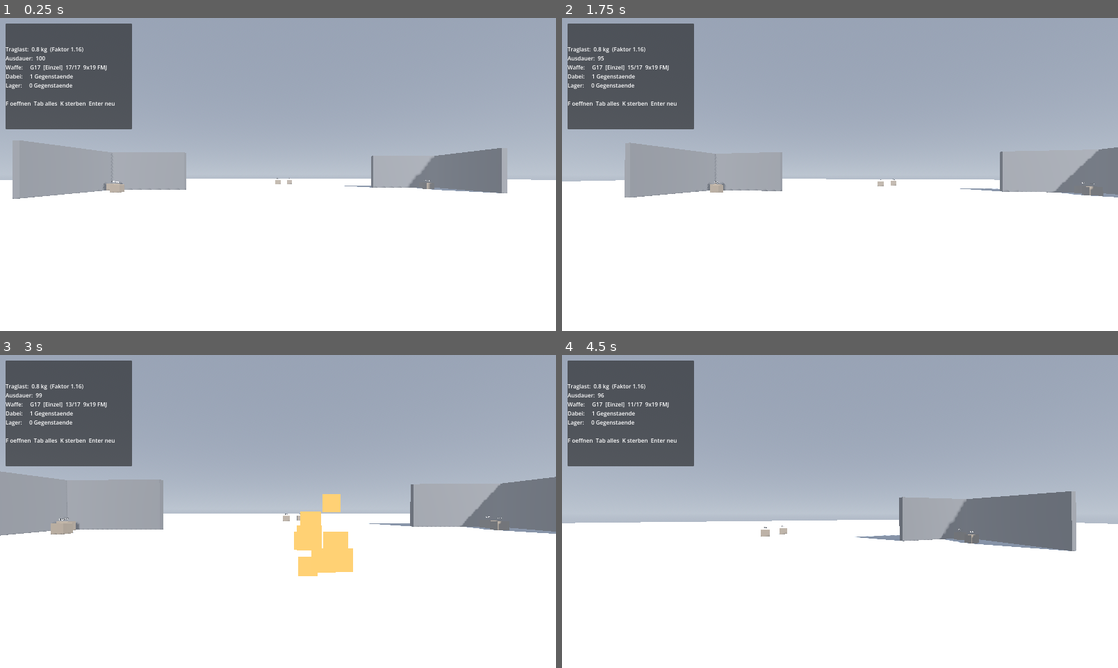
Above: before the commit, frames 1-4 (two rows, left to right).
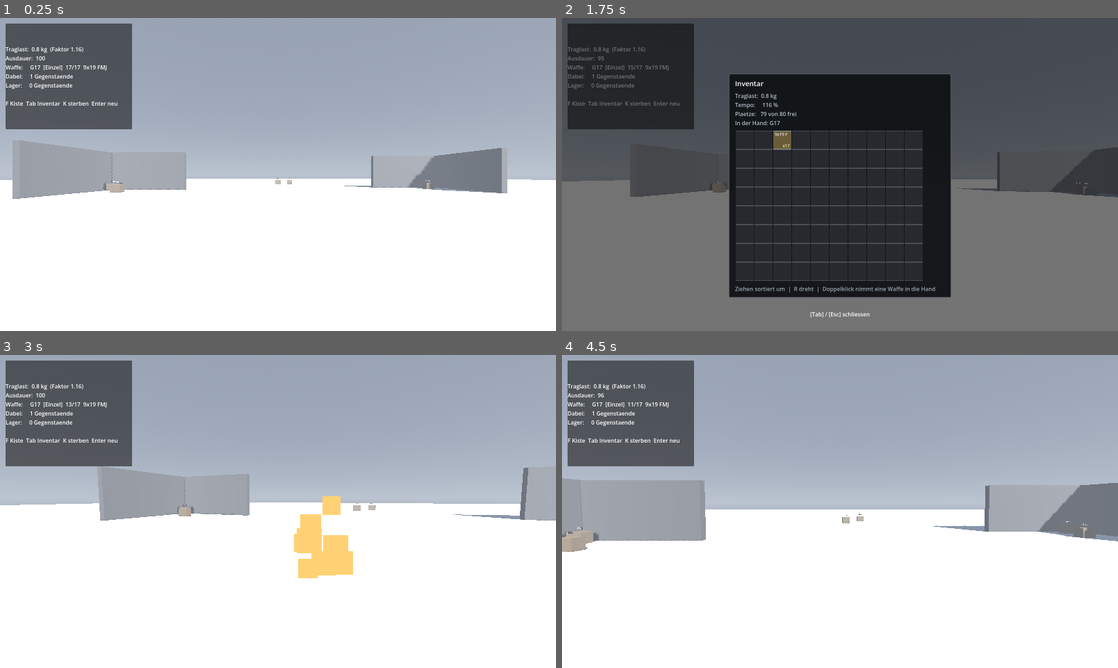
Above: after the commit, the same moments.

Repository: Saturn-Owner/Extraction-Shooter
Game: Godot game, scene res://scenes/levels/raid_eisstadt.tscn
Two runs of this game, one before a commit and one after it. Both use one fixed random seed, a clock stepped at 60 frames per second and the inputs below.
Inputs (mouse positions are in pixels of both pictures, inside the frame that each line leads up to):
- Up to frame 1 (0.25 s): no input
- Up to frame 2 (1.75 s): tap Enter at 0.5 s; move the mouse to (867, 174) at 0.52 s; hold Ctrl (crouch) 0.53-1.28 s; hold W (move_forward) from 0.53 s (still down); click (867, 174) at 0.67 s; tap Space (jump) at 0.77, 1.07, 1.52 s; tap Shift (sprint) at 0.8, 1.35 s; move the mouse to (812, 174) at 1.27 s; click (812, 174) at 1.42 s; tap Tab at 1.55 s
- Up to frame 3 (3 s): keep holding W (move_forward); tap Space (jump) at 1.82 s; move the mouse to (289, 505) at 2.02 s; tap Tab at 2.1 s; click (289, 505) at 2.17 s; tap E at 2.3, 2.85 s; move the mouse to (272, 517) at 2.77 s; click (272, 517) at 2.92 s
- Up to frame 4 (4.5 s): tap Space (jump) at 3.02, 3.32, 3.77, 3.8, 4.07 s; tap T at 3.05, 3.6 s; move the mouse to (878, 514) at 3.52 s; click (878, 514) at 3.67 s; tap Escape (toggle_mouse) at 4.15 s; release W (move_forward) at 4.25 s; drag from (673, 464) to (756, 433) at 4.27 s

The runs differ from the first frame. In frame 1, 0.2% of the frame differs, in the area x 1-22%, y 26-28%; in frame 2, 100%, in the area x 0-100%, y 0-100%; in frame 3, 10%; in frame 4, 13%.

Commit message:
Steuerung bei offenem Fenster sperren, Inventarfenster ergaenzt
- PlayerController.set_ui_open() legt Schiessen, Laufen, Ducken und
  Mausblick still, solange ein Fenster offen ist
- Neues Inventarfenster (Tab) mit Umsortieren, Drehen und Waffe anlegen
- Die Fenster schalten den Mauszeiger nicht mehr selbst um; das Level
  gibt die Steuerung erst frei, wenn wirklich kein Fenster mehr offen ist

Co-Authored-By: Claude Opus 4.8 <noreply@anthropic.com>

Diff:
--- a/scenes/levels/raid_eisstadt.tscn
+++ b/scenes/levels/raid_eisstadt.tscn
@@ -1,8 +1,9 @@
-[gd_scene load_steps=18 format=3]
+[gd_scene load_steps=19 format=3]
 
 [ext_resource type="PackedScene" path="res://scenes/player/player.tscn" id="1_player"]
 [ext_resource type="Script" path="res://scripts/levels/raid_level.gd" id="2_raid_level"]
 [ext_resource type="PackedScene" path="res://scenes/ui/loot_window.tscn" id="9_loot_window"]
+[ext_resource type="PackedScene" path="res://scenes/ui/inventory_window.tscn" id="10_inventory_window"]
 [ext_resource type="PackedScene" path="res://scenes/loot/loot_container.tscn" id="3_loot"]
 [ext_resource type="PackedScene" path="res://scenes/raid/extraction_zone.tscn" id="4_extraction"]
 [ext_resource type="Script" path="res://scripts/raid/raid_manager.gd" id="5_raid_manager"]
@@ -192,6 +193,8 @@
 
 [node name="LootWindow" parent="HUD" instance=ExtResource("9_loot_window")]
 
+[node name="InventoryWindow" parent="HUD" instance=ExtResource("10_inventory_window")]
+
 [node name="PromptLabel" type="Label" parent="HUD"]
 anchors_preset = 8
 anchor_left = 0.5
--- /dev/null
+++ b/scenes/ui/inventory_window.tscn
@@ -0,0 +1,79 @@
+[gd_scene load_steps=4 format=3]
+
+[ext_resource type="Script" path="res://scripts/ui/inventory_window.gd" id="1_inventory_window"]
+[ext_resource type="Script" path="res://scripts/ui/inventory_grid_view.gd" id="2_grid_view"]
+
+[sub_resource type="StyleBoxFlat" id="Style_panel"]
+bg_color = Color(0.07, 0.08, 0.09, 0.97)
+border_width_left = 2
+border_width_top = 2
+border_width_right = 2
+border_width_bottom = 2
+border_color = Color(0.3, 0.33, 0.37, 1)
+corner_radius_top_left = 4
+corner_radius_top_right = 4
+corner_radius_bottom_right = 4
+corner_radius_bottom_left = 4
+content_margin_left = 18.0
+content_margin_top = 14.0
+content_margin_right = 18.0
+content_margin_bottom = 14.0
+
+[node name="InventoryWindow" type="Control"]
+anchors_preset = 15
+anchor_right = 1.0
+anchor_bottom = 1.0
+mouse_filter = 1
+script = ExtResource("1_inventory_window")
+
+[node name="Backdrop" type="ColorRect" parent="."]
+anchors_preset = 15
+anchor_right = 1.0
+anchor_bottom = 1.0
+color = Color(0, 0, 0, 0.55)
+mouse_filter = 2
+
+[node name="Layout" type="PanelContainer" parent="."]
+anchors_preset = 8
+anchor_left = 0.5
+anchor_top = 0.5
+anchor_right = 0.5
+anchor_bottom = 0.5
+offset_left = -320.0
+offset_top = -290.0
+offset_right = 320.0
+offset_bottom = 290.0
+theme_override_styles/panel = SubResource("Style_panel")
+
+[node name="Inhalt" type="VBoxContainer" parent="Layout"]
+theme_override_constants/separation = 10
+
+[node name="Titel" type="Label" parent="Layout/Inhalt"]
+text = "Inventar"
+theme_override_font_sizes/font_size = 20
+
+[node name="Stats" type="Label" parent="Layout/Inhalt"]
+text = "..."
+theme_override_colors/font_color = Color(0.7, 0.74, 0.78, 1)
+
+[node name="GridView" type="Control" parent="Layout/Inhalt"]
+custom_minimum_size = Vector2(560, 440)
+mouse_filter = 1
+script = ExtResource("2_grid_view")
+
+[node name="Hinweis" type="Label" parent="Layout/Inhalt"]
+text = "Ziehen sortiert um  |  R dreht  |  Doppelklick nimmt eine Waffe in die Hand"
+theme_override_colors/font_color = Color(0.62, 0.66, 0.7, 1)
+
+[node name="Fusszeile" type="Label" parent="."]
+anchors_preset = 7
+anchor_left = 0.5
+anchor_top = 1.0
+anchor_right = 0.5
+anchor_bottom = 1.0
+offset_left = -300.0
+offset_top = -60.0
+offset_right = 300.0
+offset_bottom = -30.0
+text = "[Tab] / [Esc] schliessen"
+horizontal_alignment = 1
--- a/scripts/levels/raid_level.gd
+++ b/scripts/levels/raid_level.gd
@@ -5,7 +5,7 @@
 ##
 ## Steuerung zusätzlich zu Bewegung und Waffe:
 ##   F         Kiste öffnen / Fenster schliessen
-##   Tab       alles Aufgedeckte nehmen
+##   Tab       Inventar öffnen — oder, vor einer offenen Kiste, alles nehmen
 ##   Esc       Fenster schliessen
 ##   K         Selbsttötung (zum Testen des Verlusts)
 ##   Enter     neuen Raid starten
@@ -18,6 +18,7 @@
 @onready var _label: Label = $HUD/InfoPanel/InfoLabel
 @onready var _prompt: Label = $HUD/PromptLabel
 @onready var _loot_window: LootWindow = $HUD/LootWindow
+@onready var _inventory_window: InventoryWindow = $HUD/InventoryWindow
 
 ## Was der Spieler in den ersten Raid mitnimmt.
 const STARTING_KIT := [
@@ -34,7 +35,12 @@
 	_spawn = _player.global_position
 	_raid.setup(_player)
 	_raid.raid_ended.connect(_on_raid_ended)
-	_loot_window.closed.connect(_on_loot_window_closed)
+	# Jedes Fenster legt beim Öffnen die Steuerung still und gibt sie beim
+	# Schliessen wieder frei. Ein Ort dafür, damit kein Fenster den Spieler
+	# gelähmt zurücklassen kann.
+	for window in [_loot_window, _inventory_window]:
+		window.opened.connect(_on_window_opened)
+		window.closed.connect(_on_window_closed)
 
 	_give_starting_kit()
 	_raid.start_raid()
@@ -48,13 +54,26 @@
 		_player.equip_from_inventory(weapons[0])
 
 
-func _on_loot_window_closed() -> void:
+func _on_window_opened() -> void:
+	_player.set_ui_open(true)
+
+
+func _on_window_closed() -> void:
+	# Erst freigeben, wenn wirklich kein Fenster mehr offen ist.
+	if not _any_window_open():
+		_player.set_ui_open(false)
 	_show_message("")
+
+
+func _any_window_open() -> bool:
+	return _loot_window.is_open() or _inventory_window.is_open()
 
 
 func _on_raid_ended(survived: bool, secured: int) -> void:
 	if _loot_window.is_open():
 		_loot_window.close()
+	if _inventory_window.is_open():
+		_inventory_window.close()
 	if survived:
 		_show_message("EXTRAHIERT — %d Gegenstaende ins Lager gebracht. [Enter] fuer neuen Raid" % secured, 30.0)
 	else:
@@ -74,10 +93,14 @@
 		KEY_F:
 			_toggle_loot_window()
 		KEY_TAB:
+			# Vor einer offenen Kiste ist "alles nehmen" der haeufigere Wunsch
+			# als das Inventar — sonst muesste man dafuer erst schliessen.
 			if _loot_window.is_open():
 				var left := _loot_window.take_all()
 				_show_message("alles eingesammelt" if left == 0
 					else "Inventar voll — %d Gegenstaende bleiben liegen" % left)
+			else:
+				_toggle_inventory_window()
 		KEY_K:
 			if _raid.state == RaidManager.State.LAEUFT:
 				_raid.die()
@@ -87,6 +110,15 @@
 		KEY_ESCAPE:
 			if _loot_window.is_open():
 				_loot_window.close()
+			elif _inventory_window.is_open():
+				_inventory_window.close()
+
+
+func _toggle_inventory_window() -> void:
+	if _inventory_window.is_open():
+		_inventory_window.close()
+	else:
+		_inventory_window.open_for(_player)
 
 
 ## F öffnet die Kiste, vor der man steht — oder schliesst das Fenster.
@@ -94,6 +126,10 @@
 	if _loot_window.is_open():
 		_loot_window.close()
 		return
+
+	# Nicht beide Fenster gleichzeitig.
+	if _inventory_window.is_open():
+		_inventory_window.close()
 
 	var target := _player.interaction.current_target if _player.interaction != null else null
 	if target is LootContainer:
@@ -166,6 +202,6 @@
 	lines.append("Dabei:     %d Gegenstaende" % _player.inventory.grid.get_item_count())
 	lines.append("Lager:     %d Gegenstaende" % _raid.stash.get_item_count())
 	lines.append("")
-	lines.append("F oeffnen  Tab alles  K sterben  Enter neu")
+	lines.append("F Kiste  Tab Inventar  K sterben  Enter neu")
 
 	_label.text = "\n".join(lines)
--- a/scripts/player/player_controller.gd
+++ b/scripts/player/player_controller.gd
@@ -98,6 +98,13 @@
 var stamina: float = 100.0
 var is_crouching: bool = false
 var is_sprinting: bool = false
+
+## Ob gerade ein Fenster offen ist (Loot, Inventar).
+## Solange das gilt, nimmt die Figur KEINE Eingaben entgegen: nicht schiessen,
+## nicht laufen, nicht umschauen. Sonst wuerde ein Klick auf einen Gegenstand
+## gleichzeitig einen Schuss ausloesen — und im Loot-Fenster steht man
+## bewegungsunfaehig vor der Kiste, was genau das Risiko sein soll.
+var ui_open: bool = false
 
 var _pitch: float = 0.0
 var _time_since_sprint: float = 0.0
@@ -206,6 +213,24 @@
 	return true
 
 
+## Schaltet die Steuerung ab, solange ein Fenster offen ist.
+##
+## Der Abzug wird dabei bewusst losgelassen: Wer im Dauerfeuer das Inventar
+## oeffnet, soll nicht weiterballern, und beim Schliessen nicht sofort wieder
+## anfangen, nur weil die Maustaste noch gedrueckt war.
+func set_ui_open(open: bool) -> void:
+	if ui_open == open:
+		return
+	ui_open = open
+
+	if open:
+		is_sprinting = false
+		if weapon != null:
+			weapon.release_trigger()
+
+	_capture_mouse(not open)
+
+
 ## Rückstoß hebt die Kamera an. Der Aufschlag ist sofort, die Erholung
 ## langsam — dadurch muss der Spieler bei Dauerfeuer gegenhalten.
 func _on_recoil_kick(vertical: float, horizontal: float) -> void:
@@ -231,7 +256,7 @@
 
 
 func _handle_weapon_input() -> void:
-	if weapon == null:
+	if weapon == null or ui_open:
 		return
 
 	if Input.is_action_just_pressed("fire_mode"):
@@ -264,7 +289,9 @@
 		)
 		_camera_pivot.rotation_degrees.x = _pitch
 
-	if event.is_action_pressed("toggle_mouse"):
+	# Bei offenem Fenster darf die Maus nicht eingefangen werden — sonst
+	# koennte man nichts mehr anklicken.
+	if event.is_action_pressed("toggle_mouse") and not ui_open:
 		_capture_mouse(Input.mouse_mode != Input.MOUSE_MODE_CAPTURED)
 
 
@@ -283,7 +310,7 @@
 
 
 func _update_crouch(delta: float) -> void:
-	is_crouching = Input.is_action_pressed("crouch") and is_on_floor()
+	is_crouching = not ui_open and Input.is_action_pressed("crouch") and is_on_floor()
 	var target_height := crouch_eye_height if is_crouching else stand_eye_height
 	# Weich statt sprunghaft — sonst wirkt das Ducken wie ein Teleport.
 	_camera_pivot.position.y = move_toward(_camera_pivot.position.y, target_height, 6.0 * delta)
@@ -361,10 +388,13 @@
 	if not is_on_floor():
 		velocity += get_gravity() * delta
 
-	var input_dir := Input.get_vector("move_left", "move_right", "move_forward", "move_back")
-	is_sprinting = Input.is_action_pressed("sprint") and can_sprint(input_dir)
-
-	if Input.is_action_just_pressed("jump") and is_on_floor() and stamina > 10.0:
+	# Bei offenem Fenster bleibt die Eingabe leer — die Figur bremst dadurch
+	# von selbst aus, statt abrupt stehenzubleiben.
+	var input_dir := Vector2.ZERO if ui_open \
+		else Input.get_vector("move_left", "move_right", "move_forward", "move_back")
+	is_sprinting = not ui_open and Input.is_action_pressed("sprint") and can_sprint(input_dir)
+
+	if not ui_open and Input.is_action_just_pressed("jump") and is_on_floor() and stamina > 10.0:
 		velocity.y = jump_velocity
 		stamina = maxf(0.0, stamina - 8.0)
 
--- /dev/null
+++ b/scripts/ui/inventory_window.gd
@@ -0,0 +1,121 @@
+## Das eigene Inventar, ohne Kiste davor.
+##
+## Zeigt dasselbe Raster wie im Loot-Fenster, dazu die Werte, die von der
+## Traglast abhaengen. Das ist bewusst dieselbe Ansicht: Wer im Raid vor einer
+## Kiste umsortiert, soll dieselbe Bedienung vorfinden wie unterwegs.
+##
+## Bedienung:
+##   Ziehen        umsortieren
+##   Doppelklick   Waffe in die Hand nehmen
+##   R             Gegenstand drehen
+class_name InventoryWindow
+extends Control
+
+signal closed()
+signal opened()
+
+var player: PlayerController = null
+
+var _drag_stack: ItemStack = null
+
+@onready var _view: InventoryGridView = $Layout/Inhalt/GridView
+@onready var _stats: Label = $Layout/Inhalt/Stats
+
+
+func _ready() -> void:
+	hide()
+	_view.item_pressed.connect(_on_item_pressed)
+	_view.item_double_clicked.connect(_on_item_double_clicked)
+	_view.cell_released.connect(_on_cell_released)
+
+
+func open_for(p_player: PlayerController) -> void:
+	player = p_player
+	_view.setup(player.inventory.grid, "Inventar")
+	show()
+	_update_stats()
+	opened.emit()
+
+
+func close() -> void:
+	_cancel_drag()
+	hide()
+	closed.emit()
+
+
+func is_open() -> bool:
+	return visible
+
+
+func _process(_delta: float) -> void:
+	if visible:
+		_update_stats()
+
+
+func _update_stats() -> void:
+	if player == null:
+		return
+
+	var lines := [
+		"Traglast:  %.1f kg" % player.carried_weight_kg,
+		"Tempo:     %.0f %%" % (player.get_weight_factor() * 100.0),
+		"Plaetze:   %d von %d frei" % [
+			player.inventory.grid.get_free_cell_count(),
+			player.inventory.grid.width * player.inventory.grid.height,
+		],
+	]
+
+	if player.inventory.equipped_weapon != null:
+		var data := player.inventory.equipped_weapon.get_data()
+		if data != null:
+			lines.append("In der Hand: %s" % data.display_name)
+
+	_stats.text = "\n".join(lines)
+
+
+# ---------------------------------------------------------------------------
+# Bedienung
+# ---------------------------------------------------------------------------
+
+func _on_item_pressed(stack: ItemStack, view: InventoryGridView) -> void:
+	_drag_stack = stack
+	_view.drag_stack = stack
+	_view.drag_source = view
+	_view.queue_redraw()
+
+
+func _on_cell_released(cell: Vector2i, _view: InventoryGridView) -> void:
+	if _drag_stack != null and cell.x >= 0:
+		_view.grid.move_item(_drag_stack.instance_id, cell.x, cell.y)
+	_cancel_drag()
+
+
+## Doppelklick nimmt eine Waffe in die Hand. Bei allem anderen passiert
+## bewusst nichts — ein versehentliches Wegwerfen im Raid waere fatal.
+func _on_item_double_clicked(stack: ItemStack, _view: InventoryGridView) -> void:
+	if player == null:
+		return
+	var data := stack.get_data()
+	if data == null or data.category != ItemData.Category.WEAPON:
+		return
+	player.equip_from_inventory(stack)
+	_update_stats()
+
+
+func _unhandled_key_input(event: InputEvent) -> void:
+	if not visible or _drag_stack == null:
+		return
+	var key := event as InputEventKey
+	if key == null or not key.is_pressed() or key.is_echo():
+		return
+	if key.physical_keycode == KEY_R:
+		_view.grid.rotate_item(_drag_stack.instance_id)
+		_view.queue_redraw()
+		get_viewport().set_input_as_handled()
+
+
+func _cancel_drag() -> void:
+	_drag_stack = null
+	_view.drag_stack = null
+	_view.drag_source = null
+	_view.queue_redraw()
--- a/scripts/ui/loot_window.gd
+++ b/scripts/ui/loot_window.gd
@@ -13,6 +13,7 @@
 extends Control
 
 signal closed()
+signal opened()
 
 const PANEL_BG := Color(0.09, 0.10, 0.11, 0.96)
 const PANEL_BORDER := Color(0.35, 0.38, 0.42)
@@ -54,8 +55,8 @@
 	_player_title.text = "Ausruestung"
 
 	show()
-	Input.mouse_mode = Input.MOUSE_MODE_VISIBLE
 	_update_status()
+	opened.emit()
 
 
 func close() -> void:
@@ -63,7 +64,6 @@
 		container.pause_search()
 	_cancel_drag()
 	hide()
-	Input.mouse_mode = Input.MOUSE_MODE_CAPTURED
 	closed.emit()
 
 
--- a/tests/verify_player.gd
+++ b/tests/verify_player.gd
@@ -18,6 +18,8 @@
 	_test_level_scene()
 	_test_weight_curve()
 	_test_sprint_rules()
+	_test_ui_lock()
+	_test_inventory_window()
 
 	print("\n=== %d bestanden, %d fehlgeschlagen ===" % [_passed, _failed])
 	quit(1 if _failed > 0 else 0)
@@ -157,3 +159,66 @@
 	_check(not p.can_sprint(forward), "hoffnungslos überladen kein Sprint")
 
 	p.free()
+
+
+## Bei offenem Fenster darf die Figur nichts mehr tun.
+##
+## Ohne diese Sperre loest ein Klick auf einen Gegenstand gleichzeitig einen
+## Schuss aus — und wer im Dauerfeuer das Inventar oeffnet, ballert weiter.
+func _test_ui_lock() -> void:
+	_section("Steuerung bei offenem Fenster")
+
+	var packed: PackedScene = load("res://scenes/player/player.tscn")
+	if packed == null:
+		_check(false, "player.tscn lädt")
+		return
+
+	# Ohne Fenster laesst sich der Mausmodus headless nicht pruefen (es gibt
+	# keins), und ein Physikschritt ausserhalb des Baums liefert nur Fehler.
+	# Geprueft wird deshalb der Zustand, den beide Fenster setzen — dass er
+	# dann wirklich greift, steht direkt in den drei Abfragen im Controller.
+	var p := packed.instantiate() as PlayerController
+	root.add_child(p)
+
+	_check(not p.ui_open, "Steuerung ist zu Beginn frei")
+
+	p.is_sprinting = true
+	p.set_ui_open(true)
+	_check(p.ui_open, "Fenster offen sperrt die Steuerung")
+	_check(not p.is_sprinting, "Sprint endet beim Öffnen")
+
+	# Zweimal öffnen darf nichts kaputtmachen — zwei Fenster können sich
+	# überlappen, ohne dass der Spieler danach gelähmt bleibt.
+	p.set_ui_open(true)
+	p.set_ui_open(false)
+	_check(not p.ui_open, "Schliessen gibt die Steuerung wieder frei")
+
+	root.remove_child(p)
+	p.free()
+
+
+## Das Inventarfenster muss die Knoten haben, die sein Skript erwartet —
+## sonst faellt es erst im Spiel mit einem Nullzugriff auf.
+func _test_inventory_window() -> void:
+	_section("Inventarfenster")
+
+	var packed: PackedScene = load("res://scenes/ui/inventory_window.tscn")
+	_check(packed != null, "inventory_window.tscn lädt")
+	if packed == null:
+		return
+
+	var window: Node = packed.instantiate()
+	_check(window is InventoryWindow, "Wurzel ist ein InventoryWindow")
+	_check(window.get_node_or_null("Layout/Inhalt/GridView") is InventoryGridView,
+		"Rasteransicht vorhanden")
+	_check(window.get_node_or_null("Layout/Inhalt/Stats") is Label, "Werteanzeige vorhanden")
+	window.free()
+
+	var level: PackedScene = load("res://scenes/levels/raid_eisstadt.tscn")
+	if level == null:
+		_check(false, "raid_eisstadt.tscn lädt")
+		return
+	var raid: Node = level.instantiate()
+	_check(raid.get_node_or_null("HUD/InventoryWindow") != null,
+		"Inventarfenster hängt im HUD des Raids")
+	raid.free()
Not shown, added: scripts/ui/inventory_window.gd.uid
